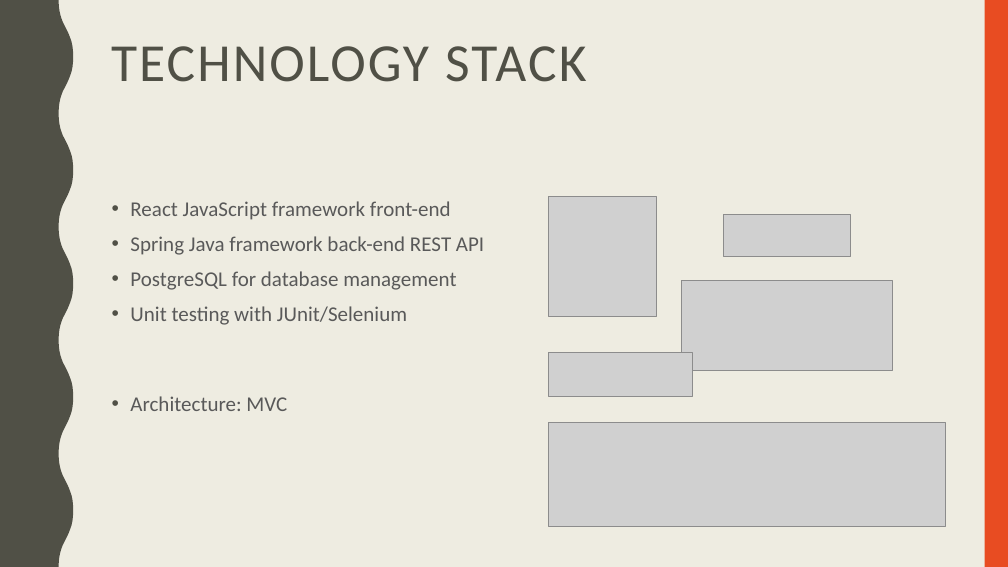
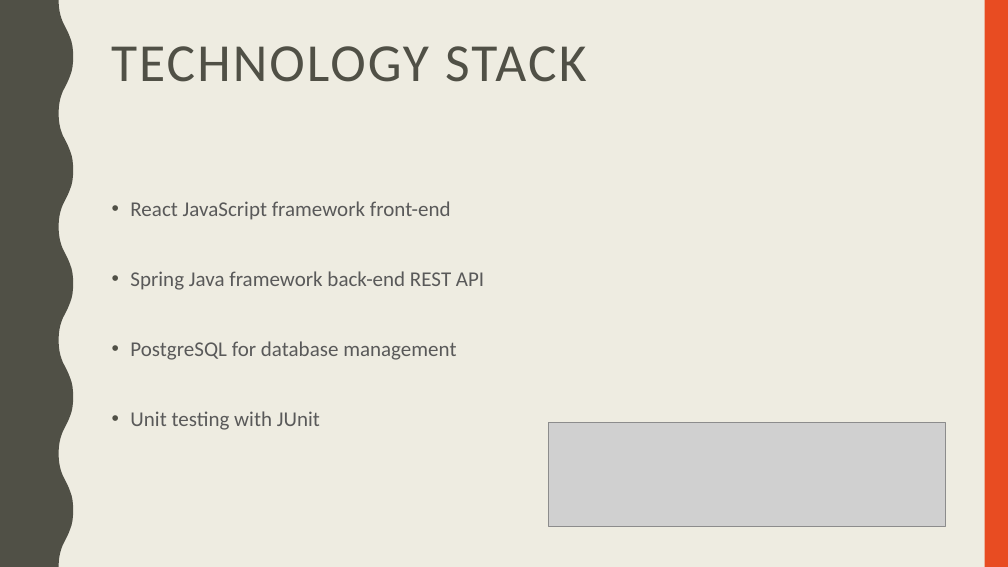
Before and after one commit to magabrin/cs1530-Rate-My-Slumlord, a slide deck: slide 3 of RateMySlumlord-FinalDemo.pptx. Drawn at 1008x567 pixels with LibreOffice and Linux fonts; fonts in the diff are those of the drawing; grey boxes stand for pictures. Boxes give left, top, right and bottom in pixels: in the first picture for what was removed or moved away, otherwise in the second. Text is boxed around its words. In the diff, an @@ line names an element or a change of style, - is before the commit and + after.

```diff
--- a/RateMySlumlord-FinalDemo.pptx
+++ b/RateMySlumlord-FinalDemo.pptx
@@ picture removed at box(549, 197, 656, 316) @@
@@ picture removed at box(724, 214, 851, 257) @@
@@ picture removed at box(681, 280, 892, 371) @@
@@ picture removed at box(549, 352, 693, 396) @@
@@ text at box(130, 411, 320, 430): text changed @@
-• Unit testing with JUnit/Selenium
-• Architecture: MVC
+• Unit testing with JUnit
```
Also in this commit, not shown: 3 other slides changed, 3 slides removed.
